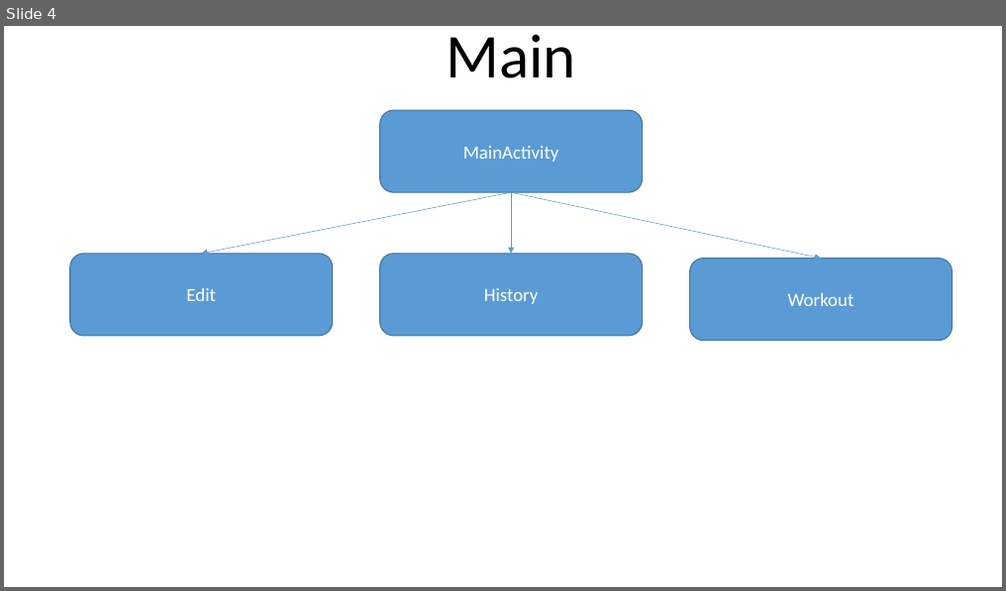
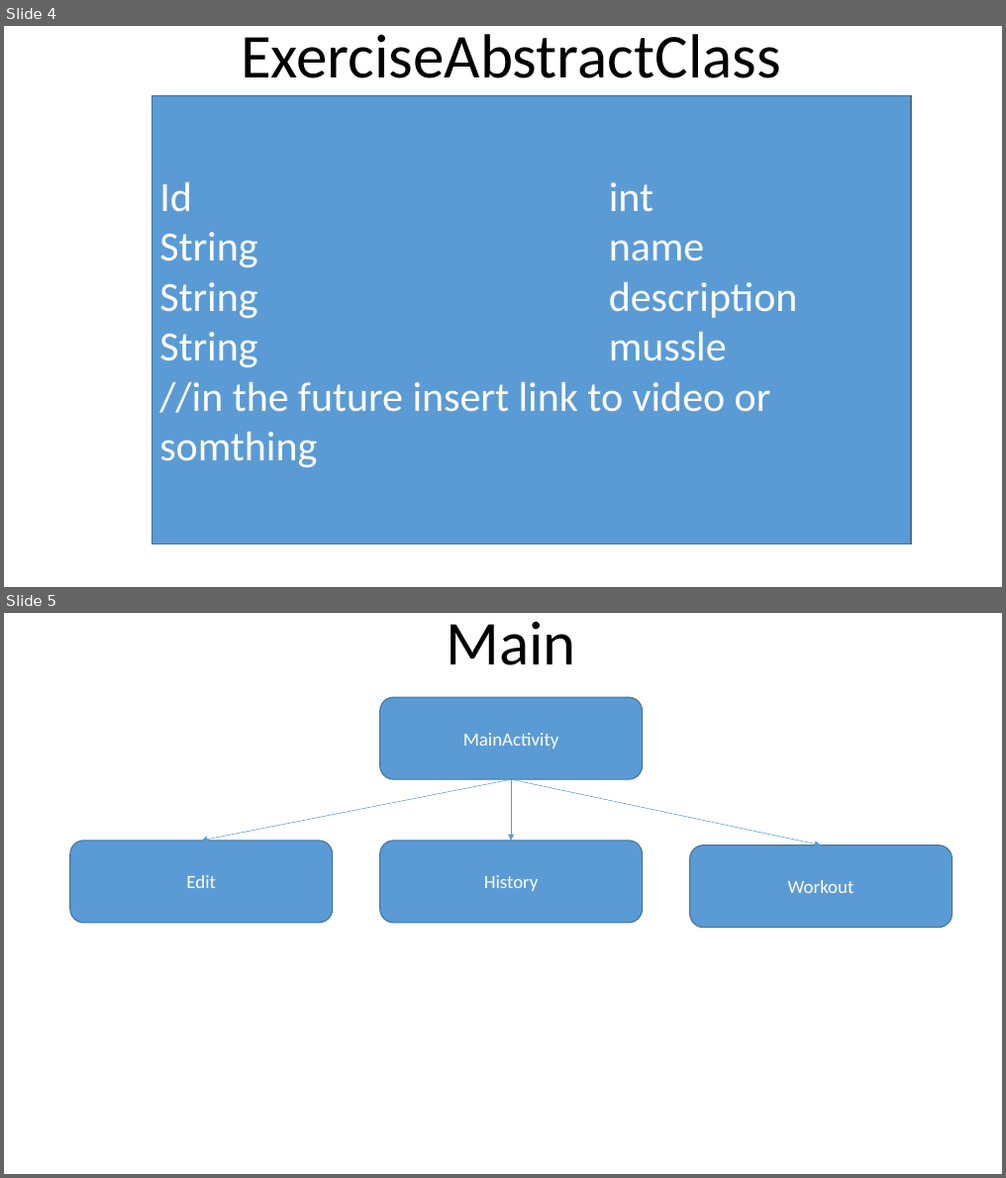
Before and after one commit to TamirMishali/TrainingManager, a slide deck: ClassArrangments.pptx. Shown one above the other, each under a label of ours: slide 4 before the commit, slides 4 and 5 after it. The pictures are 1006x591 and 1006x1178 pixels, drawn with LibreOffice and Linux fonts; fonts in the diff are those of the drawing. Boxes give left, top, right and bottom in pixels: in the first picture for what was removed or moved away, otherwise in the second. Text is boxed around its words. In the diff, an @@ line names an element or a change of style, - is before the commit and + after.

Commit message:
Exercise and ExerciseAbstract  - added classes  - working with pairing to workout!

```diff
--- a/ClassArrangments.pptx
+++ b/ClassArrangments.pptx
@@ slide 4 added at box(4, 26, 1002, 587), background #FFFFFF @@
@@ title added at box(241, 34, 781, 78), 60 pt, text #000000 @@
+ExerciseAbstractClass
@@ rectangle added at box(152, 95, 912, 544), fill #5B9BD5, outline #43739E 1 pt, 40 pt, text #FFFFFF @@
+Id int
+String name
+String description
+String mussle
+//in the future insert link to video or somthing
@@ what was slide 4 is now slide 5 @@
```
Also in this commit, not shown: 5 slides changed, 2 other slides added, 11 other files.
